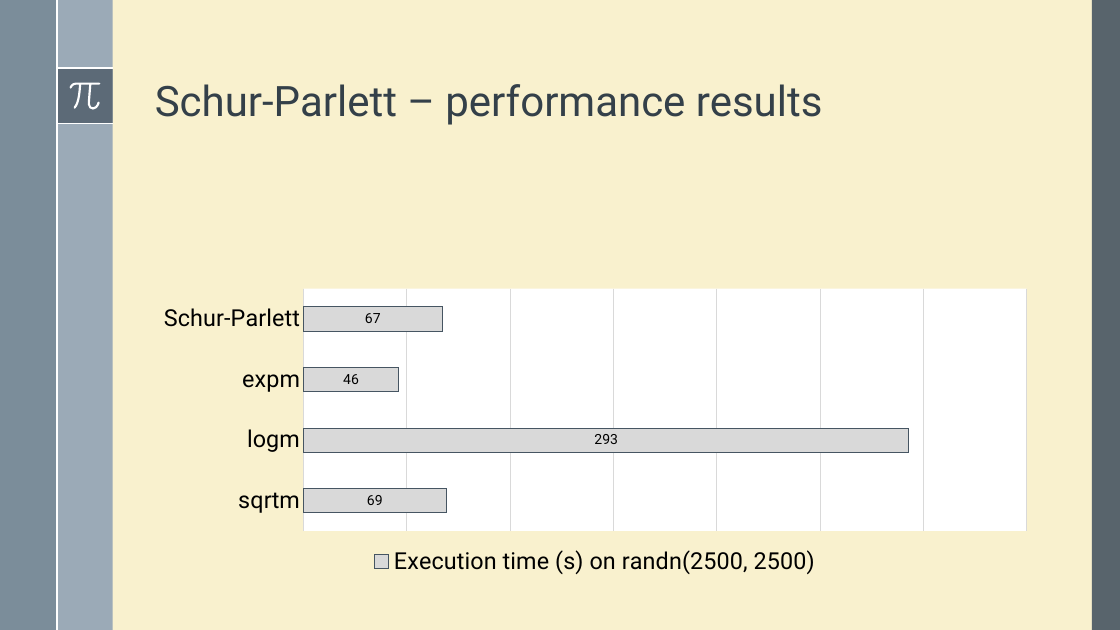
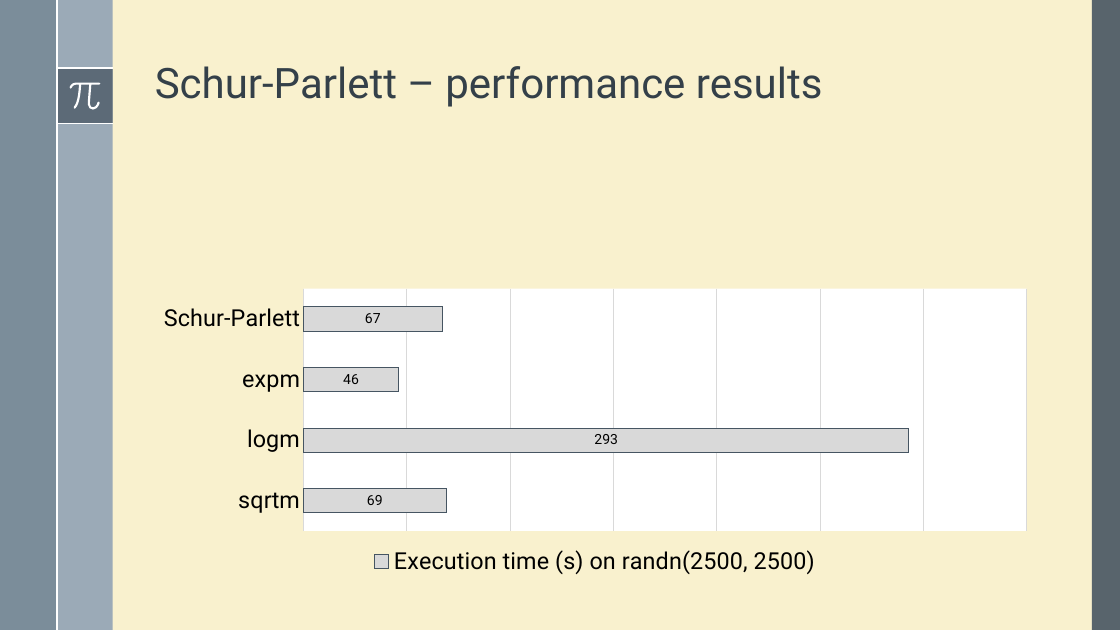
Before and after one commit to robzan8/MatFun.jl, a slide deck: slide 10 of docs/slides pd2ggaln/MatFun.pptx (slide 9 before the commit). Drawn at 1120x630 pixels with LibreOffice and Linux fonts; fonts in the diff are those of the drawing; grey boxes stand for pictures. Boxes give left, top, right and bottom in pixels: in the first picture for what was removed or moved away, otherwise in the second. Text is boxed around its words. In the diff, an @@ line names an element or a change of style, - is before the commit and + after.

```diff
--- a/docs/slides pd2ggaln/MatFun.pptx
+++ b/docs/slides pd2ggaln/MatFun.pptx
@@ title "Schur-Parlett – performance results": place and size @@
-title "Schur-Parlett – performance results" at [155,84,823,125]
+title "Schur-Parlett – performance results" at [155,66,823,107]
```
Also in this commit, not shown: 10 other slides changed, 6 slides added, 1 slide removed, 4 other files.
